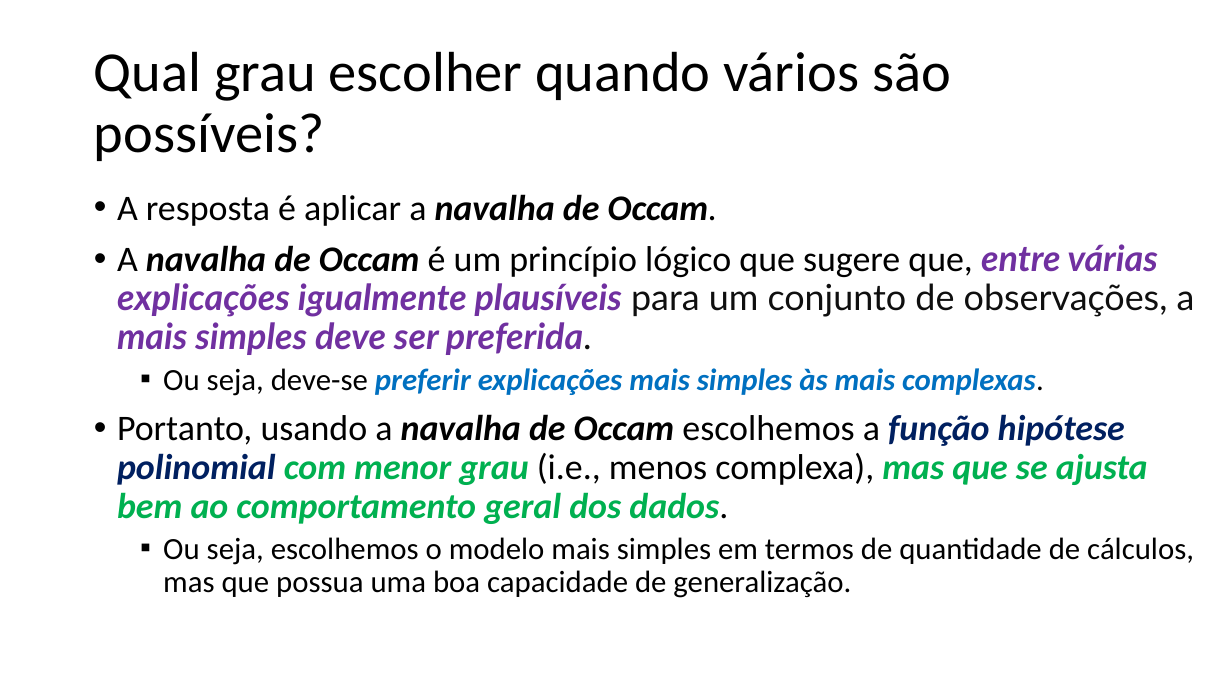
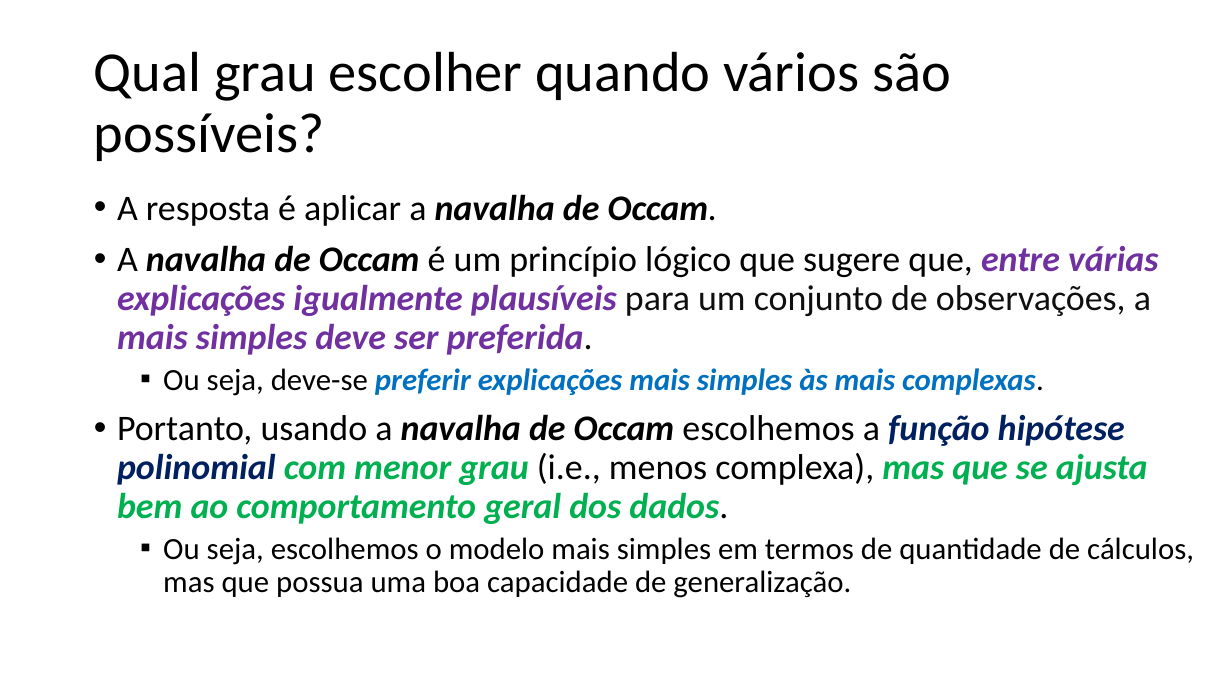
Before and after one commit to zz4fap/t319_aprendizado_de_maquina, a slide deck: slide 18 of slides/T319_Regressão_Linear (Parte V).pptx. Drawn at 1232x693 pixels with LibreOffice and Linux fonts; fonts in the diff are those of the drawing. Boxes give left, top, right and bottom in pixels: in the first picture for what was removed or moved away, otherwise in the second. Text is boxed around its words. In the diff, an @@ line names an element or a change of style, - is before the commit and + after.

Commit message:
new scripts

```diff
--- a/slides/T319_Regressão_Linear (Parte V).pptx
+++ b/slides/T319_Regressão_Linear (Parte V).pptx
@@ text at (117,245,1158,355): font Lato to Calibri in "entre várias explicações igualmente plausíveis para um ..." @@
```
